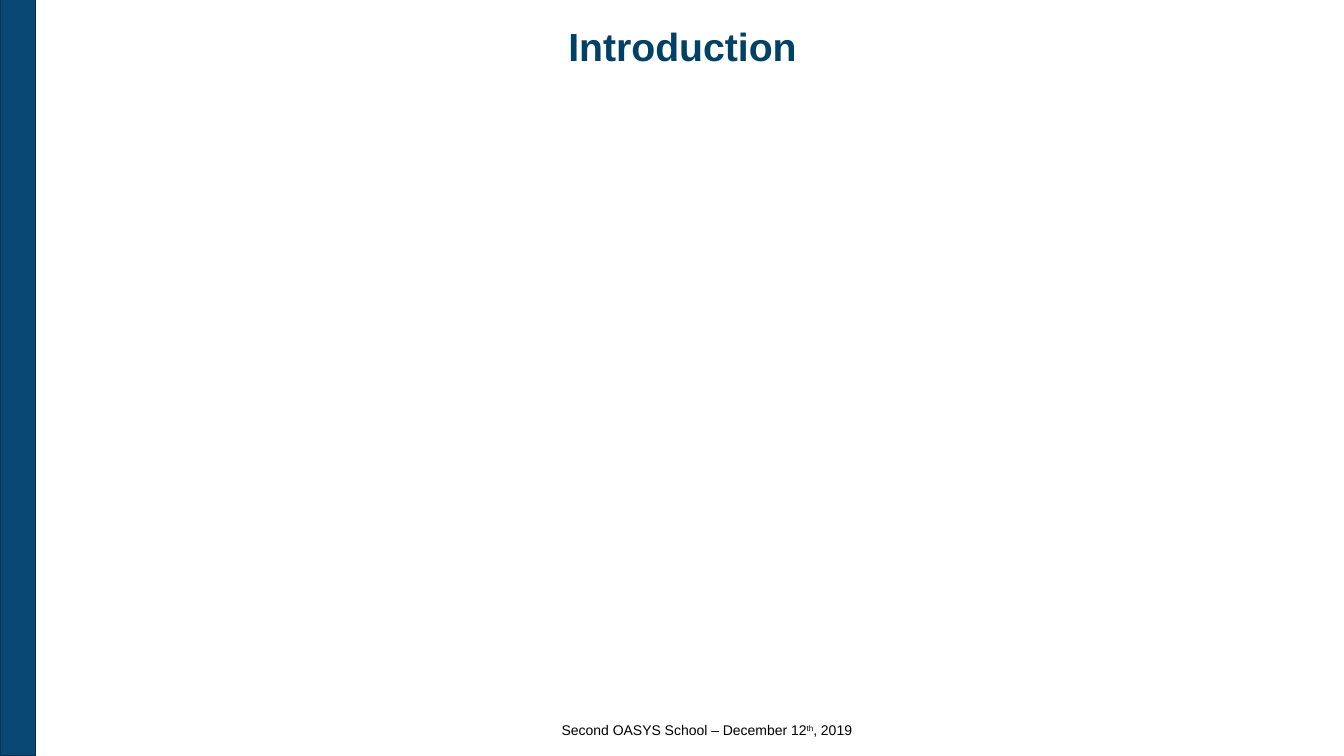
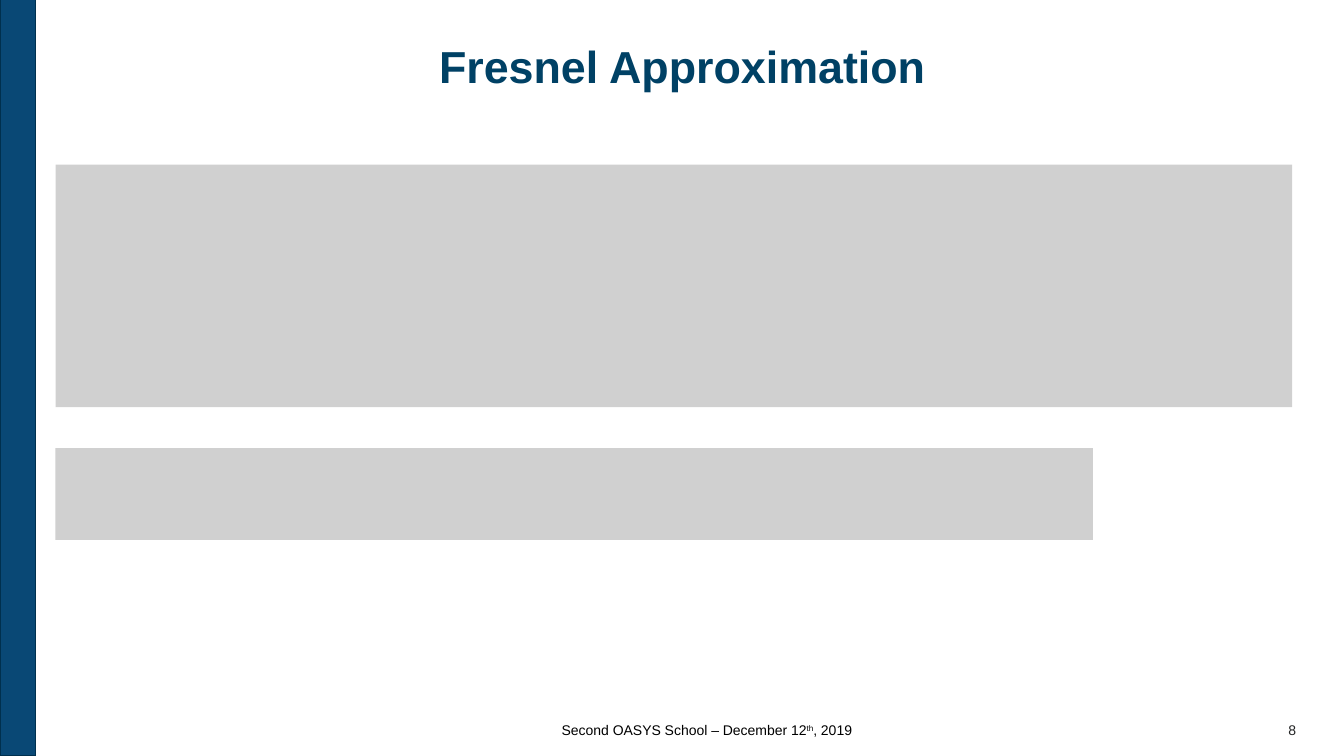
Before and after one commit to oasys-kit/oasys_school, a slide deck: slide 8 of second/slides/2_Introduction_to_SRW.pptx (slide 4 before the commit). Drawn at 1344x756 pixels with LibreOffice and Linux fonts; fonts in the diff are those of the drawing; grey boxes stand for pictures; background and template pictures are left out. Boxes give left, top, right and bottom in pixels: in the first picture for what was removed or moved away, otherwise in the second. Text is boxed around its words. In the diff, an @@ line names an element or a change of style, - is before the commit and + after.

```diff
--- a/second/slides/2_Introduction_to_SRW.pptx
+++ b/second/slides/2_Introduction_to_SRW.pptx
@@ title added at [439, 50, 925, 92], 32 pt, text #004165, bold @@
+Fresnel Approximation
@@ title removed at [568, 32, 796, 62] @@
-Introduction
@@ picture added at [55, 164, 1293, 407] @@
@@ picture added at [55, 448, 1093, 539] @@
@@ page number added at [1288, 725, 1296, 735], 10 pt, text #232425 @@
+8
```
Also in this commit, not shown: 5 other slides changed, 7 slides added.
